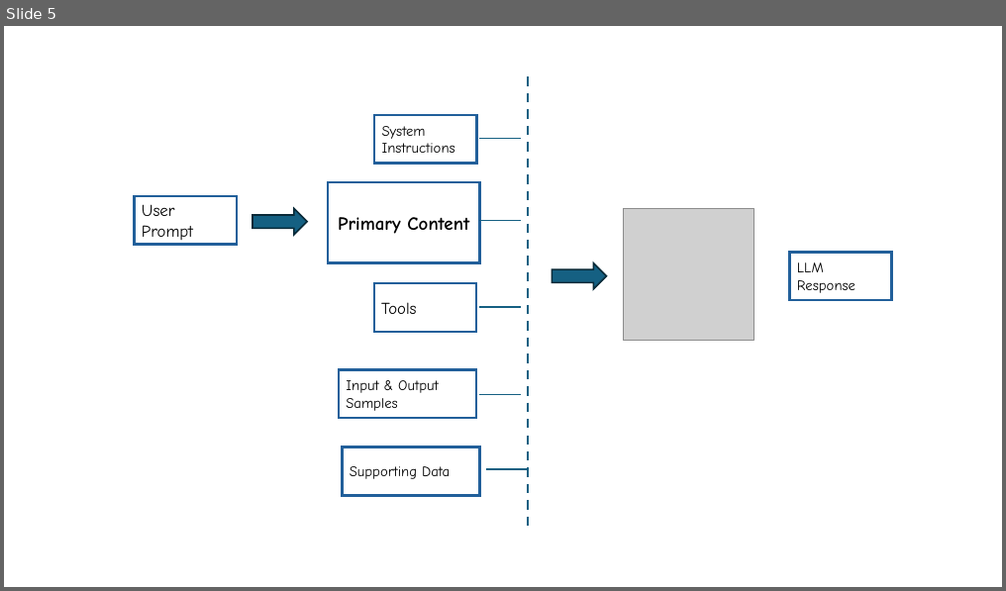
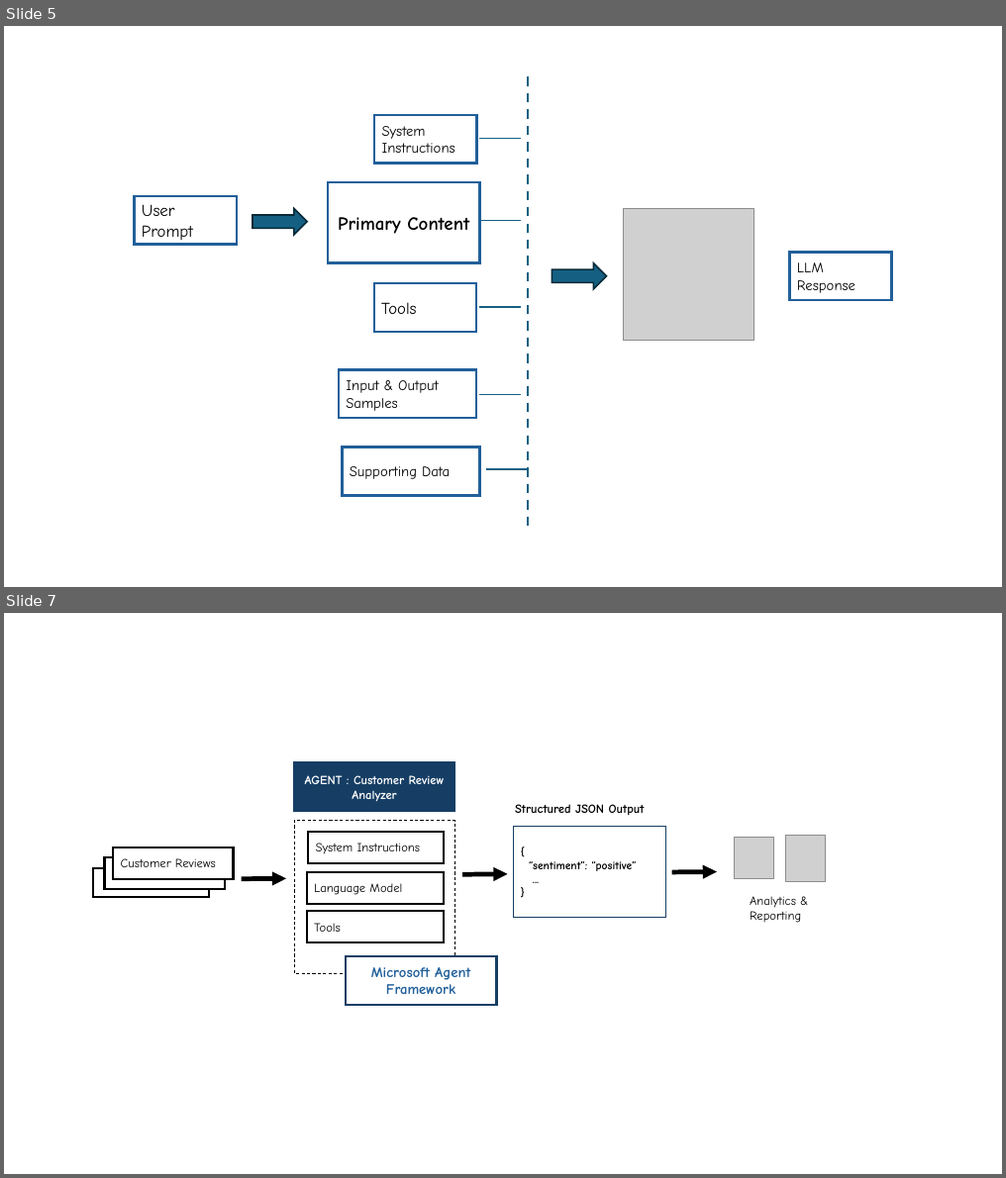
Before and after one commit to rakeshl4/rakeshl4.github.io, a slide deck: docs/slides.pptx. Shown one above the other, each under a label of ours: slide 5 before the commit, slides 5 and 7 after it; the slides between them are not shown. The pictures are 1006x591 and 1006x1178 pixels, drawn with LibreOffice and Linux fonts; fonts in the diff are those of the drawing; grey boxes stand for pictures. Boxes give left, top, right and bottom in pixels: in the first picture for what was removed or moved away, otherwise in the second. Text is boxed around its words. In the diff, an @@ line names an element or a change of style, - is before the commit and + after.

```diff
--- a/docs/slides.pptx
+++ b/docs/slides.pptx
@@ slide 7 added at [4, 613, 1002, 1174], background #FFFFFF @@
@@ rectangle added at [294, 762, 454, 811], fill #163E64, outline #163E64 2.25 pt, 12 pt, text #FFFFFF, bold @@
+AGENT : Customer Review Analyzer
@@ rectangle added at [294, 820, 454, 973], fill #FFFFFF, outline #000000 0.75 pt dashed @@
@@ text added at [515, 804, 645, 815], 12 pt, text #000000, bold @@
+Structured JSON Output
@@ rectangle added at [113, 848, 233, 878], fill #FFFFFF, outline #000000 2.25 pt, 12 pt, text #000000 @@
+Customer Reviews
@@ rectangle added at [308, 832, 444, 863], fill #FFFFFF, outline #000000 2.25 pt, 12 pt, text #000000 @@
+System Instructions
@@ rectangle added at [513, 827, 665, 918], fill #FFFFFF, outline #163E64 0.75 pt, 11 pt, text #000000, bold @@
+{
+“sentiment”: “positive”
+...
+}
@@ picture added at [735, 838, 773, 878] @@
@@ picture added at [785, 836, 825, 882] @@
@@ rectangle added at [93, 869, 208, 897], fill #FFFFFF, outline #000000 2.25 pt @@
@@ rectangle added at [104, 858, 224, 889], fill #FFFFFF, outline #000000 2.25 pt @@
@@ arrow added from (242, 878) to (286, 878), #000000 4.5 pt @@
@@ rectangle added at [307, 872, 444, 903], fill #FFFFFF, outline #000000 2.25 pt, 12 pt, text #000000 @@
+Language Model
@@ arrow added from (463, 875) to (508, 874), #000000 4.5 pt @@
@@ arrow added from (672, 872) to (717, 872), #000000 4.5 pt @@
@@ text added at [749, 896, 801, 923], 12 pt, text #000000 @@
+Analytics &
+Reporting
@@ rectangle added at [307, 911, 444, 943], fill #FFFFFF, outline #000000 2.25 pt, 12 pt, text #000000 @@
+Tools
@@ rectangle added at [346, 957, 497, 1005], fill #FFFFFF, outline #163E64 2.25 pt, 14 pt, text #215F9A, bold @@
+Microsoft Agent Framework
```
Also in this commit, not shown: 1 slide changed.
